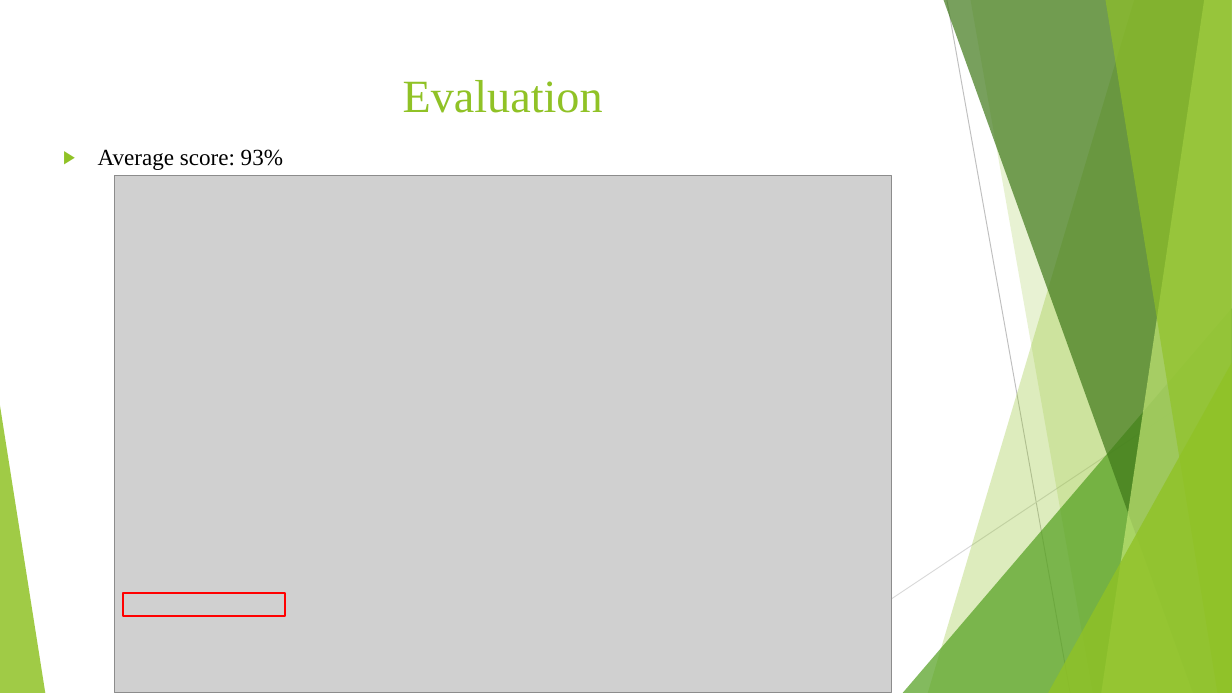
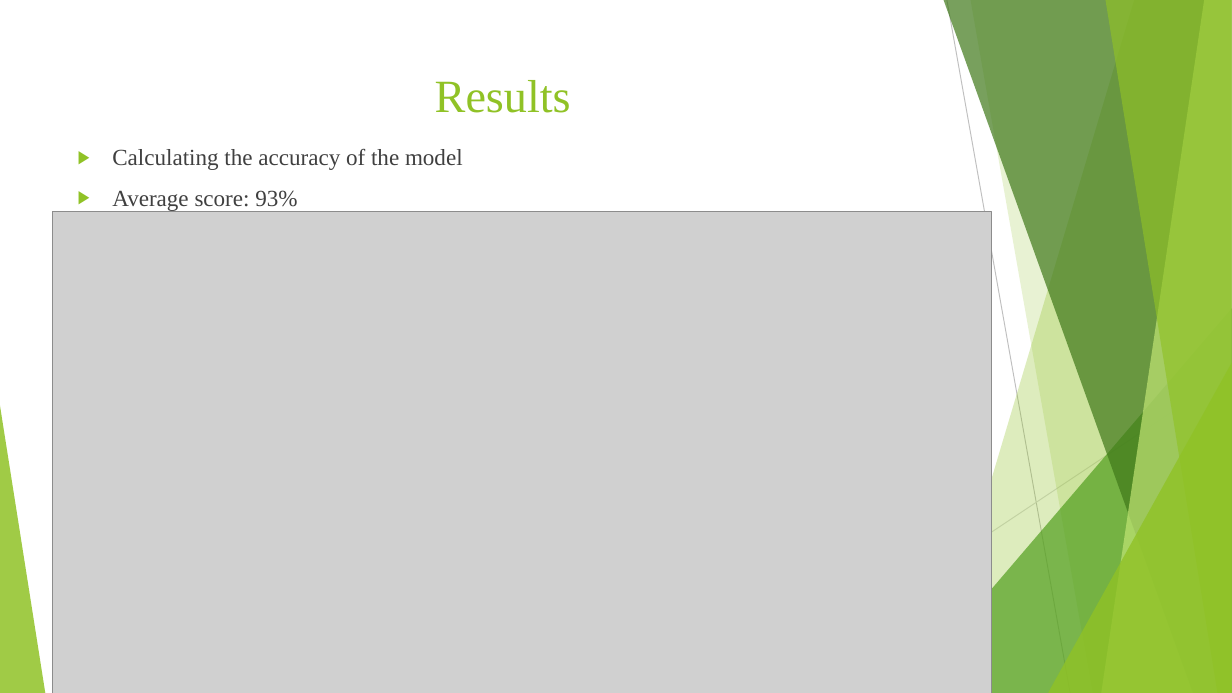
Before and after one commit to aishwaryasoni1991/Question_Type_Classification, a slide deck: slide 24 of Project Deck.pptx (slide 47 before the commit). Drawn at 1232x693 pixels with LibreOffice and Linux fonts; fonts in the diff are those of the drawing; grey boxes stand for pictures. Boxes give left, top, right and bottom in pixels: in the first picture for what was removed or moved away, otherwise in the second. Text is boxed around its words. In the diff, an @@ line names an element or a change of style, - is before the commit and + after.

```diff
--- a/Project Deck.pptx
+++ b/Project Deck.pptx
@@ title at [435, 80, 571, 113]: text changed @@
-Evaluation
+Results
@@ text "Calculating the accuracy of the ...": place and size @@
-text "Calculating the accuracy of the ..." at [98, 149, 283, 170]
+text "Calculating the accuracy of the ..." at [112, 148, 463, 212]
@@ text at [112, 148, 463, 170]: paragraph added @@
+▶ Calculating the accuracy of the model
@@ text at [112, 190, 297, 212]: text colour #000000 to #404040 in "Average score: 93%" @@
@@ picture: place and size @@
-picture at [115, 176, 892, 693]
+picture at [53, 212, 993, 693]
@@ rectangle removed at [123, 593, 286, 616] @@
```
Also in this commit, not shown: 30 other slides changed, 9 slides added, 12 slides removed, 9 other files.
